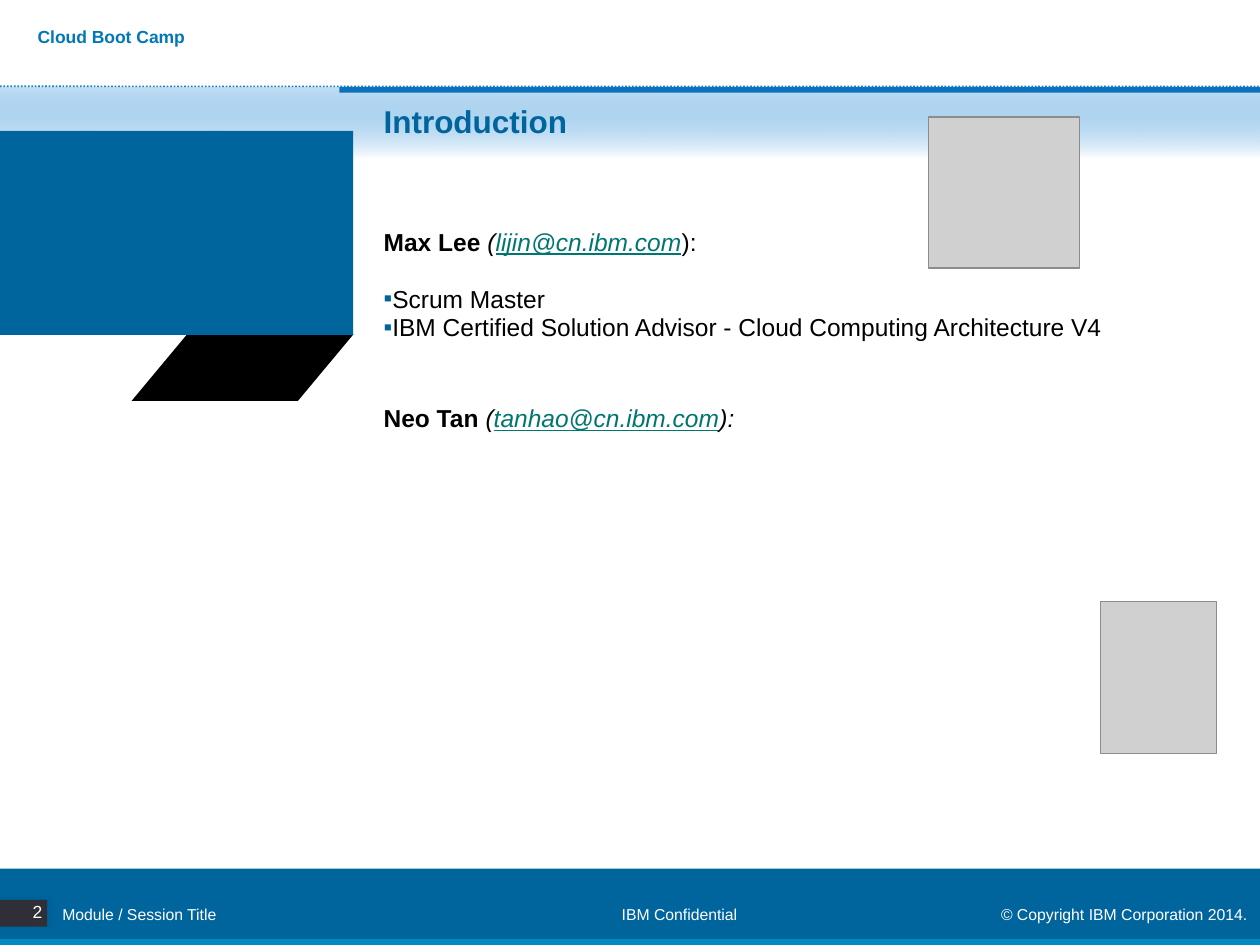
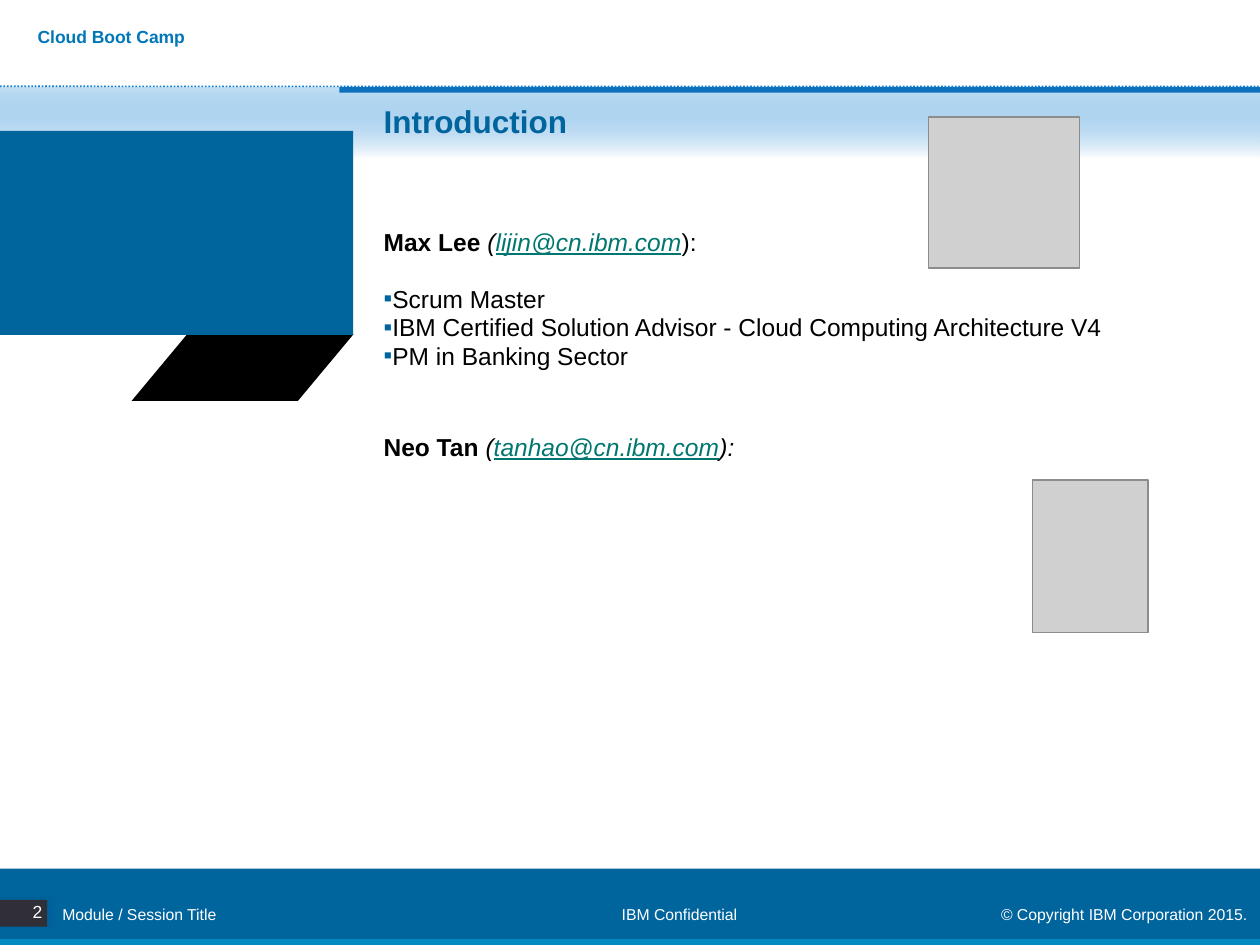
Before and after one commit to skivvyxu/BlueMix-Training, a slide deck: slide 2 of Day1/00. Cloud Boot Camp Introduction.pptx. Drawn at 1260x945 pixels with LibreOffice and Linux fonts; fonts in the diff are those of the drawing; grey boxes stand for pictures; background and template pictures are left out. Boxes give left, top, right and bottom in pixels: in the first picture for what was removed or moved away, otherwise in the second. Text is boxed around its words. In the diff, an @@ line names an element or a change of style, - is before the commit and + after.

Commit message:
Update agenda and Introduction deck, and move docker to day2 folder
Update agenda and Introduction deck, and move docker to day2 folder

```diff
--- a/Day1/00. Cloud Boot Camp Introduction.pptx
+++ b/Day1/00. Cloud Boot Camp Introduction.pptx
@@ text at (x1=384, y1=347, x2=628, y2=370): paragraph added @@
+▪ PM in Banking Sector
@@ picture moved from (x1=1101, y1=601, x2=1217, y2=753) to (x1=1032, y1=480, x2=1148, y2=633) @@
@@ text at (x1=1017, y1=908, x2=1247, y2=924): text changed @@
-© Copyright IBM Corporation 2014.
+© Copyright IBM Corporation 2015.
```
Also in this commit, not shown: 3 other slides changed, 1 slide added, 1 slide removed, 2 other files.
